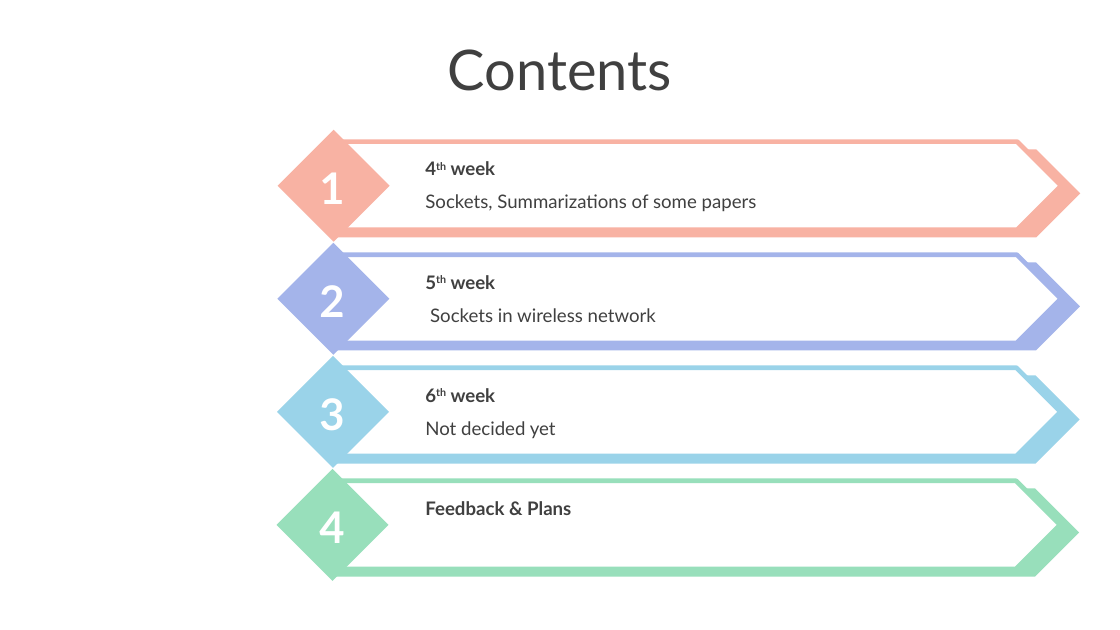
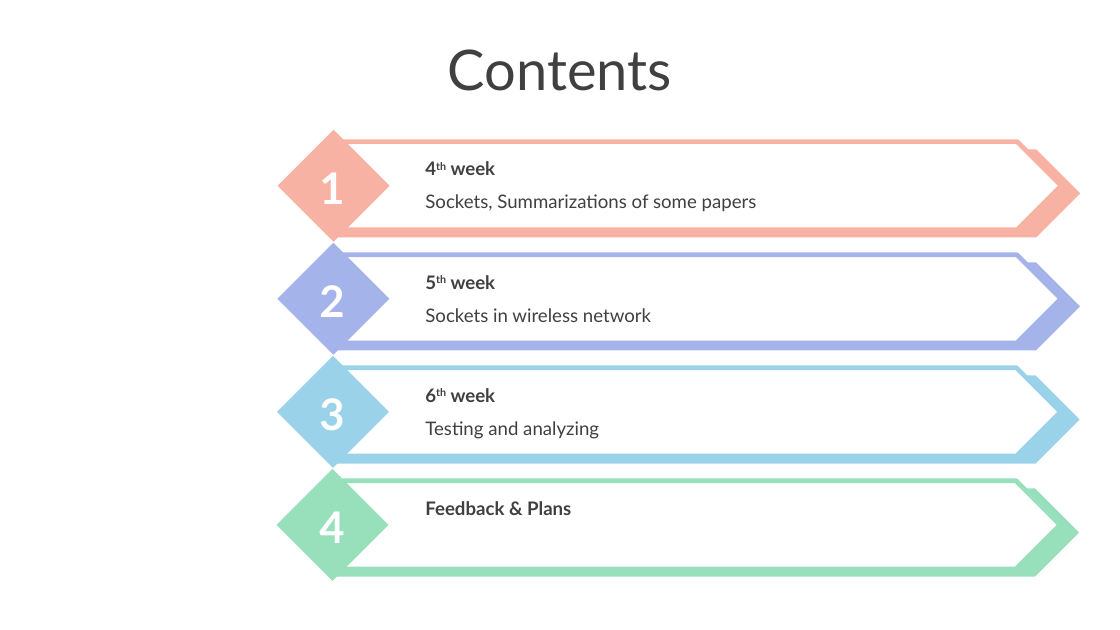
Before and after one commit to nicesick/Prototyping-Delay-Aware-V2X-Safe-Communications, a slide deck: slide 2 of presentation/presentation_2.pptx. Drawn at 1120x630 pixels with LibreOffice and Linux fonts; fonts in the diff are those of the drawing; background and template pictures are left out. Boxes give left, top, right and bottom in pixels: in the first picture for what was removed or moved away, otherwise in the second. Text is boxed around its words. In the diff, an @@ line names an element or a change of style, - is before the commit and + after.

```diff
--- a/presentation/presentation_2.pptx
+++ b/presentation/presentation_2.pptx
@@ text "Sockets in wireless network": place and size @@
-text "Sockets in wireless network" at [430, 308, 656, 322]
+text "Sockets in wireless network" at [425, 308, 651, 322]
@@ text at [425, 421, 599, 439]: text changed @@
-Not decided yet
+Testing and analyzing
```
Also in this commit, not shown: 2 other files.
